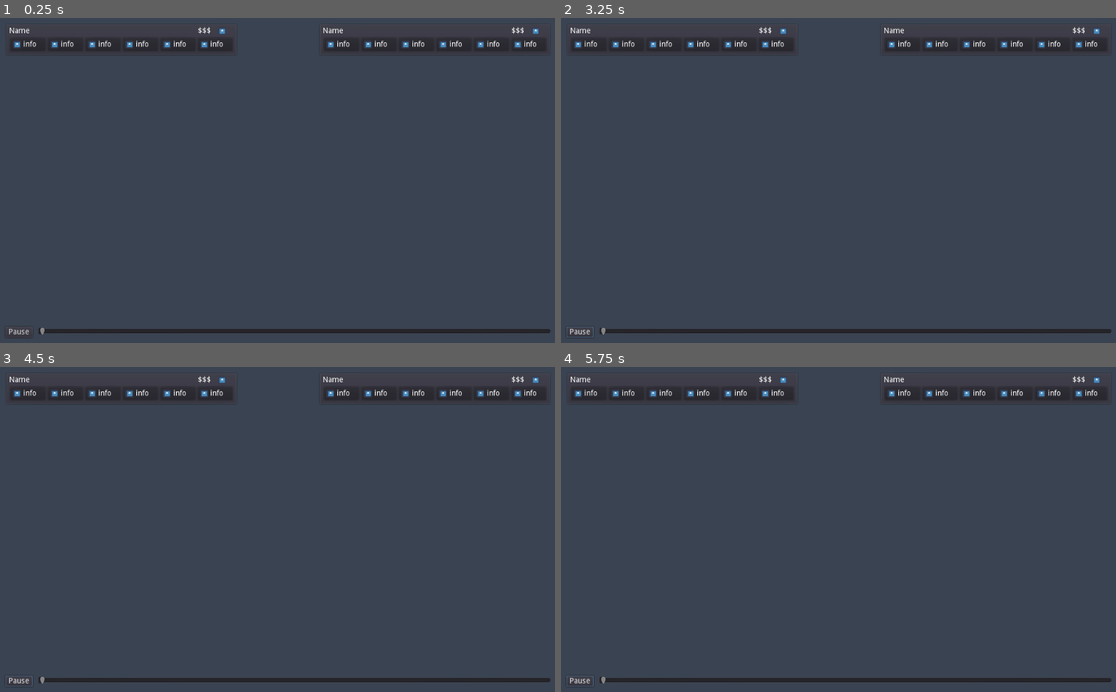
Above: before the commit, frames 1-4 (two rows, left to right).
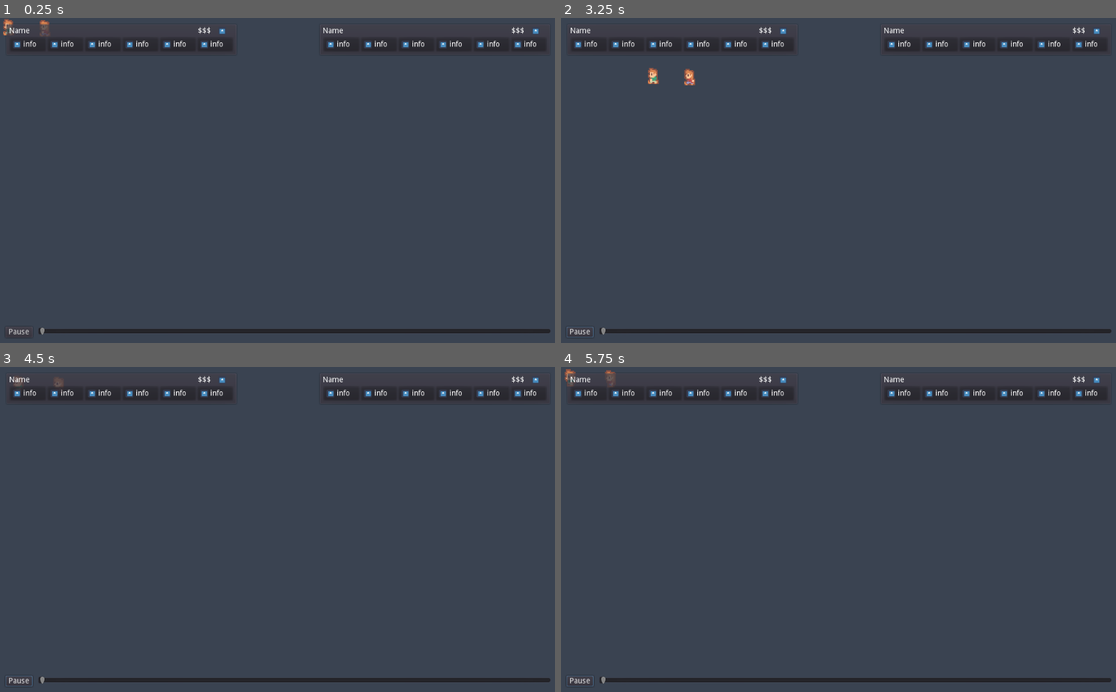
Above: after the commit, the same moments.

Repository: MechMania-27/Visualizer
Game: Godot game, scene res://Scenes/Game/Game.tscn
Two runs of this game, one before a commit and one after it. Both use one fixed random seed, a clock stepped at 60 frames per second and the inputs below. This scene is started directly instead of the project's main scene. The engine's default icon, where the game draws it, is replaced by a stand-in: a white triangle on a blue panel in a dark square.
Inputs (mouse positions are in pixels of both pictures, inside the frame that each line leads up to):
- Up to frame 1 (0.25 s): no input
- Up to frame 2 (3.25 s): tap Enter at 0.5 s; move the mouse to (960, 164) at 0.52 s; press the mouse at (960, 164) at 0.53 s; release the mouse at (960, 164) at 1.25 s; click "Pause" at 1.25 s; click "Play" at 2 s; drag from (727, 196) to (810, 245) at 2.77 s
- Up to frame 3 (4.5 s): move the mouse to (333, 458) at 3.52 s; press the mouse at (333, 458) at 3.53 s; tap Mouse wheel up (cam_zoom_in) at 3.6 s; release the mouse at (333, 458) at 4.25 s; drag from (249, 594) to (111, 480) at 4.27 s
- Up to frame 4 (5.75 s): move the mouse to (1005, 578) at 5.02 s; press the mouse at (1005, 578) at 5.03 s

The runs differ from the first frame. In frame 1, 0.1% of the frame differs, in the area x 0-9%, y 0-6%; in frame 2, 0.2%, in the area x 15-25%, y 15-21%; in frame 3, less than 0.1%; in frame 4, 0.1%.
Error in both runs: Invalid get index 'states' (on base: 'Dictionary'). (res://Scenes/GUI/gui.gd:27)

Commit message:
Added smooth character movement

Diff:
--- /dev/null
+++ b/godot/Assets/PlayerSpriteFrame.tres
@@ -0,0 +1,142 @@
+[gd_resource type="SpriteFrames" load_steps=26 format=2]
+
+[ext_resource path="res://Assets/Images/playerspritesheet.png" type="Texture" id=1]
+
+[sub_resource type="AtlasTexture" id=4]
+atlas = ExtResource( 1 )
+region = Rect2( 51, 0, 17, 16 )
+
+[sub_resource type="AtlasTexture" id=5]
+atlas = ExtResource( 1 )
+region = Rect2( 51, 16, 17, 16 )
+
+[sub_resource type="AtlasTexture" id=6]
+atlas = ExtResource( 1 )
+region = Rect2( 51, 32, 17, 16 )
+
+[sub_resource type="AtlasTexture" id=1]
+atlas = ExtResource( 1 )
+region = Rect2( 0, 0, 17, 16 )
+
+[sub_resource type="AtlasTexture" id=2]
+atlas = ExtResource( 1 )
+region = Rect2( 0, 16, 17, 16 )
+
+[sub_resource type="AtlasTexture" id=3]
+atlas = ExtResource( 1 )
+region = Rect2( 0, 32, 17, 16 )
+
+[sub_resource type="AtlasTexture" id=16]
+atlas = ExtResource( 1 )
+region = Rect2( 17, 48, 17, 16 )
+
+[sub_resource type="AtlasTexture" id=17]
+atlas = ExtResource( 1 )
+region = Rect2( 17, 64, 17, 16 )
+
+[sub_resource type="AtlasTexture" id=18]
+atlas = ExtResource( 1 )
+region = Rect2( 17, 80, 17, 16 )
+
+[sub_resource type="AtlasTexture" id=19]
+atlas = ExtResource( 1 )
+region = Rect2( 17, 0, 17, 16 )
+
+[sub_resource type="AtlasTexture" id=20]
+atlas = ExtResource( 1 )
+region = Rect2( 17, 16, 17, 16 )
+
+[sub_resource type="AtlasTexture" id=21]
+atlas = ExtResource( 1 )
+region = Rect2( 17, 32, 17, 16 )
+
+[sub_resource type="AtlasTexture" id=7]
+atlas = ExtResource( 1 )
+region = Rect2( 51, 48, 17, 16 )
+
+[sub_resource type="AtlasTexture" id=8]
+atlas = ExtResource( 1 )
+region = Rect2( 51, 64, 17, 16 )
+
+[sub_resource type="AtlasTexture" id=9]
+atlas = ExtResource( 1 )
+region = Rect2( 51, 80, 17, 16 )
+
+[sub_resource type="AtlasTexture" id=22]
+atlas = ExtResource( 1 )
+region = Rect2( 0, 48, 17, 16 )
+
+[sub_resource type="AtlasTexture" id=23]
+atlas = ExtResource( 1 )
+region = Rect2( 0, 64, 17, 16 )
+
+[sub_resource type="AtlasTexture" id=24]
+atlas = ExtResource( 1 )
+region = Rect2( 0, 80, 17, 16 )
+
+[sub_resource type="AtlasTexture" id=10]
+atlas = ExtResource( 1 )
+region = Rect2( 32, 0, 16, 16 )
+
+[sub_resource type="AtlasTexture" id=11]
+atlas = ExtResource( 1 )
+region = Rect2( 32, 16, 16, 16 )
+
+[sub_resource type="AtlasTexture" id=12]
+atlas = ExtResource( 1 )
+region = Rect2( 32, 32, 16, 16 )
+
+[sub_resource type="AtlasTexture" id=13]
+atlas = ExtResource( 1 )
+region = Rect2( 32, 48, 16, 16 )
+
+[sub_resource type="AtlasTexture" id=14]
+atlas = ExtResource( 1 )
+region = Rect2( 32, 64, 16, 16 )
+
+[sub_resource type="AtlasTexture" id=15]
+atlas = ExtResource( 1 )
+region = Rect2( 32, 80, 16, 16 )
+
+[resource]
+animations = [ {
+"frames": [ SubResource( 4 ), SubResource( 5 ), SubResource( 4 ), SubResource( 6 ) ],
+"loop": true,
+"name": "Right1",
+"speed": 5.0
+}, {
+"frames": [ SubResource( 1 ), SubResource( 2 ), SubResource( 1 ), SubResource( 3 ) ],
+"loop": true,
+"name": "Left1",
+"speed": 5.0
+}, {
+"frames": [ SubResource( 16 ), SubResource( 17 ), SubResource( 16 ), SubResource( 18 ) ],
+"loop": true,
+"name": "Down2",
+"speed": 5.0
+}, {
+"frames": [ SubResource( 19 ), SubResource( 20 ), SubResource( 19 ), SubResource( 21 ) ],
+"loop": true,
+"name": "Down1",
+"speed": 5.0
+}, {
+"frames": [ SubResource( 7 ), SubResource( 8 ), SubResource( 7 ), SubResource( 9 ) ],
+"loop": true,
+"name": "Right2",
+"speed": 5.0
+}, {
+"frames": [ SubResource( 22 ), SubResource( 23 ), SubResource( 22 ), SubResource( 24 ) ],
+"loop": true,
+"name": "Left2",
+"speed": 5.0
+}, {
+"frames": [ SubResource( 10 ), SubResource( 11 ), SubResource( 10 ), SubResource( 12 ) ],
+"loop": true,
+"name": "Up1",
+"speed": 5.0
+}, {
+"frames": [ SubResource( 13 ), SubResource( 14 ), SubResource( 13 ), SubResource( 15 ) ],
+"loop": true,
+"name": "Up2",
+"speed": 5.0
+} ]
--- a/godot/Assets/Scripts/json_translator.gd
+++ b/godot/Assets/Scripts/json_translator.gd
@@ -77,13 +77,12 @@
 			or not valid_position(player["position"], tilemap) \
 			or not valid_upgrade(player["upgrade"]):
 		return false
-
 	return true
 
 
 func valid_position(pos: Dictionary, tilemap: Dictionary) -> bool:
 	if not (pos.keys().has("x") and pos.keys().has("y")):
-			return false
+		return false
 	if pos["x"] < 0 or pos["x"] >= tilemap["mapWidth"]:
 		return false
 	if pos["y"] < 0 or pos["y"] >= tilemap["mapHeight"]:
--- a/godot/Scenes/Game/Game.tscn
+++ b/godot/Scenes/Game/Game.tscn
@@ -1,9 +1,10 @@
-[gd_scene load_steps=5 format=2]
+[gd_scene load_steps=6 format=2]
 
 [ext_resource path="res://Assets/UrbanTileSet.tres" type="TileSet" id=1]
 [ext_resource path="res://Scenes/Game/game.gd" type="Script" id=2]
 [ext_resource path="res://Scenes/Game/camera.gd" type="Script" id=3]
 [ext_resource path="res://Scenes/GUI/GUI.tscn" type="PackedScene" id=4]
+[ext_resource path="res://Assets/PlayerSpriteFrame.tres" type="SpriteFrames" id=5]
 
 [node name="Node2D" type="Node2D"]
 script = ExtResource( 2 )
@@ -23,11 +24,34 @@
 format = 1
 
 [node name="Characters" type="TileMap" parent="Map"]
+visible = false
 tile_set = ExtResource( 1 )
 cell_size = Vector2( 16, 16 )
 format = 1
 __meta__ = {
 "_editor_description_": ""
 }
+
+[node name="Player1" type="AnimatedSprite" parent="Map"]
+scale = Vector2( 2, 2 )
+frames = ExtResource( 5 )
+animation = "Left1"
+playing = true
+centered = false
+
+[node name="Tween" type="Tween" parent="Map/Player1"]
+
+[node name="Player2" type="AnimatedSprite" parent="Map"]
+position = Vector2( 66.7758, 3.77976 )
+scale = Vector2( 2, 2 )
+frames = ExtResource( 5 )
+animation = "Left2"
+frame = 2
+playing = true
+centered = false
+
+[node name="Tween" type="Tween" parent="Map/Player2"]
 [connection signal="game_over" from="GUI" to="." method="_on_GUI_game_over"]
+[connection signal="paused" from="GUI" to="." method="_on_pause_toggle" flags=3 binds= [ false ]]
+[connection signal="resumed" from="GUI" to="." method="_on_pause_toggle" flags=3 binds= [ true ]]
 [connection signal="timeline_changed" from="GUI" to="." method="_on_GUI_timeline_changed"]
--- a/godot/Scenes/Game/game.gd
+++ b/godot/Scenes/Game/game.gd
@@ -1,6 +1,11 @@
 extends Node2D
 
 var cam_bounds: Rect2
+
+onready var base_map = $Map/Base
+onready var GUI = $GUI
+onready var player_sprites = [$Map/Player1, $Map/Player2]
+onready var player_tweens = [$Map/Player1/Tween, $Map/Player2/Tween]
 
 func _ready():
 	update_state(0)
@@ -11,10 +16,10 @@
 var pause_cache: bool
 func _input(event: InputEvent):
 	if event.is_action_pressed("cam_drag"):
-		pause_cache = $GUI.get_paused()
-		$GUI.set_paused(true)
+		pause_cache = GUI.get_paused()
+		GUI.set_paused(true)
 	elif event.is_action_released("cam_drag"):
-		$GUI.set_paused(pause_cache)
+		GUI.set_paused(pause_cache)
 
 
 func update_state(state_num: int):
@@ -28,25 +33,47 @@
 
 
 func fill_tilemaps(map: Dictionary, players: Array):
-	var tileset = $Map/Base.tile_set
+	var tileset = base_map.tile_set
 
 	# Fill in base layer
 	for x in range(0, map["mapWidth"]):
 		for y in range(0, map["mapHeight"]):
-			$Map/Base.set_cell(x, y, map["tiles"][y][x]["type"])
+			base_map.set_cell(x, y, map["tiles"][y][x]["type"])
 
 	# Applies auto-tiling rules
-	$Map/Base.update_bitmask_region()
+	base_map.update_bitmask_region()
 
-	# Fill in character layer
-	var init_pos = [
-		players[0]["position"],
-		players[1]["position"]
-	]
-	var p1 = tileset.find_tile_by_name("Player 1")
-	var p2 = tileset.find_tile_by_name("Player 2")
-	$Map/Characters.set_cell(init_pos[0]["x"], init_pos[0]["y"], p1)
-	$Map/Characters.set_cell(init_pos[1]["x"], init_pos[1]["y"], p2)
+
+	# Move characters
+	for i in range(player_sprites.size()):
+		var player : AnimatedSprite = player_sprites[i]
+		var tween : Tween = player_tweens[i]
+		var new_map_pos = players[i]["position"]
+		if !new_map_pos or !player or !tween: break
+		new_map_pos = Vector2(new_map_pos['x'], new_map_pos['y'])
+
+		var new_world_pos = base_map.map_to_world(new_map_pos)
+
+		var direction = new_world_pos - player.position
+		if direction == Vector2.ZERO: return #if not moving
+
+		tween.remove_all()
+		if tween.interpolate_property(player, 'position',
+		player.position, new_world_pos, GUI.timer.wait_time * 0.75, Tween.TRANS_LINEAR, Tween.EASE_IN_OUT):
+			tween.start()
+
+#			var anim
+#			if abs(direction.y) - abs(direction.x) > 0:
+#				anim = "Down" if direction.y > 0 else "up"
+#			else:
+#				anim = "Right" if direction.x > 0 else "Left"
+#			anim += String(i+1)
+#			player.animation = anim
+
+#	var p1 = tileset.find_tile_by_name("Player 1")
+#	var p2 = tileset.find_tile_by_name("Player 2")
+#	$Map/Characters.set_cell(init_pos[0]["x"], init_pos[0]["y"], p1)
+#	$Map/Characters.set_cell(init_pos[1]["x"], init_pos[1]["y"], p2)
 
 
 func _on_GUI_timeline_changed(value):
@@ -56,5 +83,10 @@
 func _on_GUI_game_over():
 	# TODO: display some end-of-game thing
 	print("GAME OVER")
-	$GUI.reset()
+	GUI.reset()
 	#get_tree().quit()
+
+
+func _on_pause_toggle(b : bool):
+	for p in player_sprites:
+		p.playing = b
--- a/godot/Tests/inputs/gamelog_2.json
+++ b/godot/Tests/inputs/gamelog_2.json
@@ -33,14 +33,14 @@
 			"players": [
 				{
 					"name": "Player 1",
-					"position": {"x": 0, "y": 0},
+					"position": {"x": 1, "y": 1},
 					"item": {"type": 0},
 					"upgrade": 0,
 					"money": 0
 				},
 				{
 					"name": "Player 2",
-					"position": {"x": 3, "y": 4},
+					"position": {"x": 2, "y": 3},
 					"item": {"type": 0},
 					"upgrade": 0,
 					"money": 0
Binary file added: godot/Assets/Images/playerspritesheet.png
Not shown, added: godot/Assets/Images/playerspritesheet.png.import
